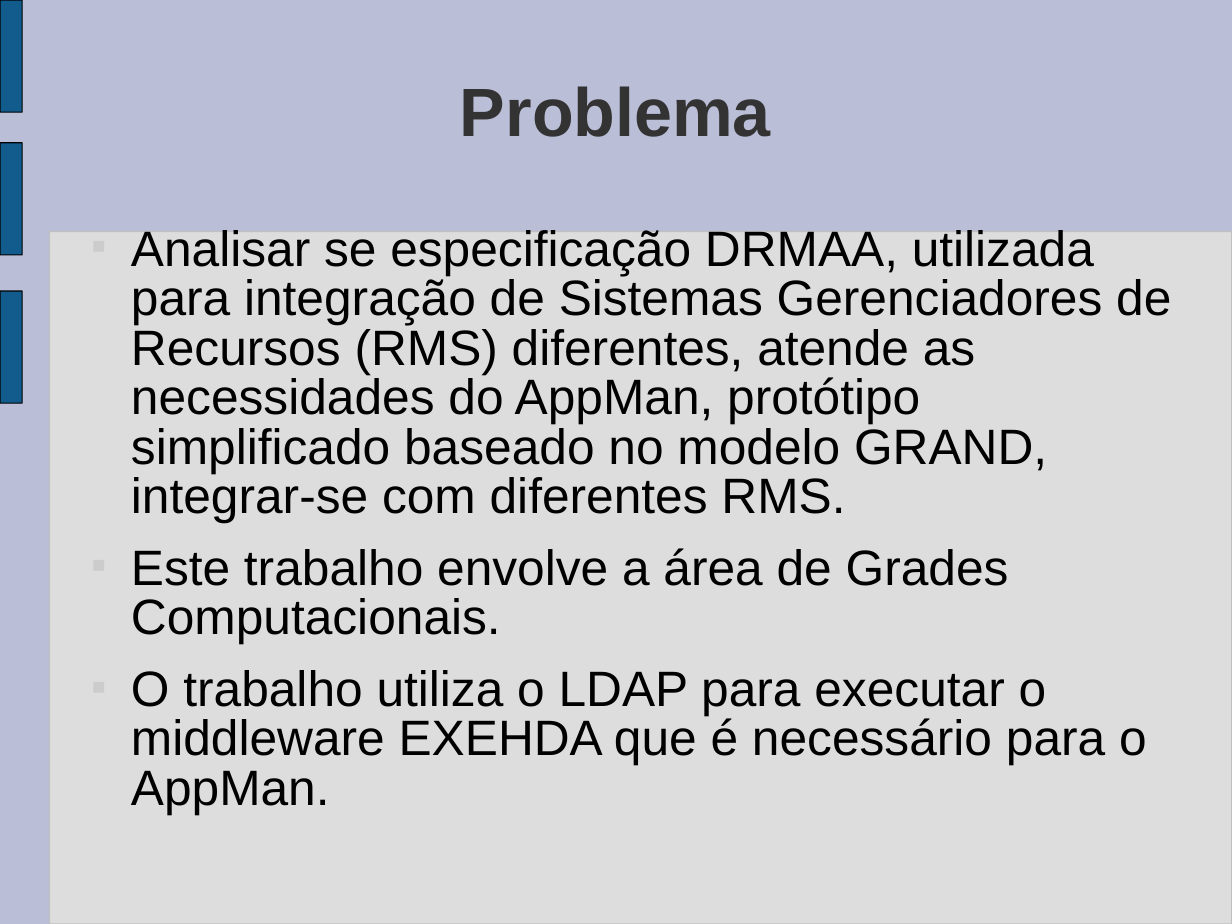
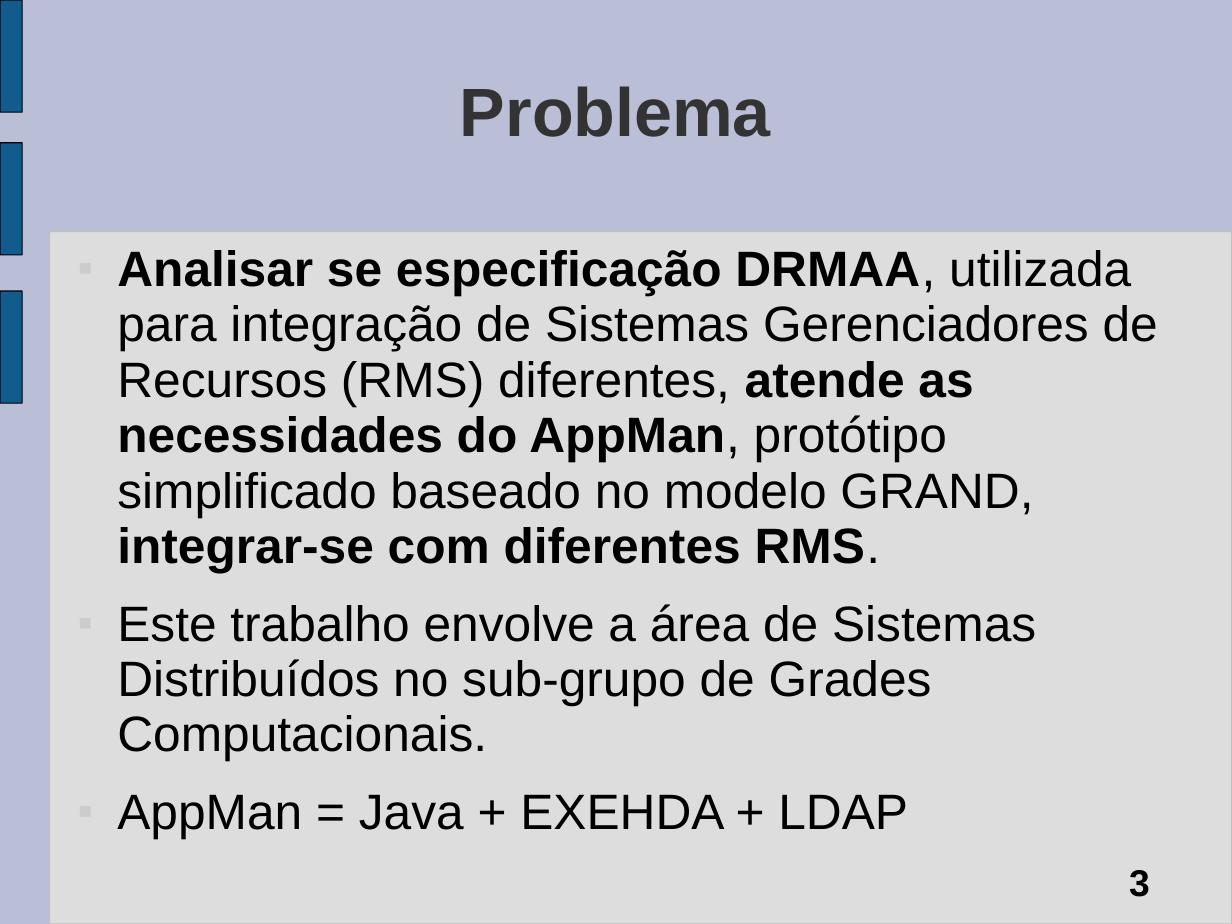
Before and after one commit to tonismar/tcc-tonismar, a slide deck: slide 3 of TCC/Monografia/SeminarioAndamento.ppt. Drawn at 1232x924 pixels with LibreOffice and Linux fonts; fonts in the diff are those of the drawing. Boxes give left, top, right and bottom in pixels: in the first picture for what was removed or moved away, otherwise in the second. Text is boxed around its words. In the diff, an @@ line names an element or a change of style, - is before the commit and + after.

```diff
--- a/TCC/Monografia/SeminarioAndamento.ppt
+++ b/TCC/Monografia/SeminarioAndamento.ppt
@@ text "Analisar se especificação DRMAA, utilizada ...": place and size @@
-text "Analisar se especificação DRMAA, utilizada ..." at (131, 230, 1171, 814)
+text "Analisar se especificação DRMAA, utilizada ..." at (117, 250, 1158, 839)
@@ text at (117, 250, 1158, 573): bold on in "Analisar se especificação DRMAA, atende as necessidades ..."; line spacing 0.83 to 0.93 @@
@@ text at (117, 604, 1036, 839): text changed @@
-■ Este trabalho envolve a área de Grades Computacionais.
-■ O trabalho utiliza o LDAP para executar o middleware EXEHDA que é necessário para o AppMan.
+■ Este trabalho envolve a área de Sistemas Distribuídos no sub-grupo de Grades Computacionais.
+■ AppMan = Java + EXEHDA + LDAP
@@ page number added at (1129, 870, 1150, 897), 24 pt, text #000000, bold @@
+3
```
Also in this commit, not shown: 11 other slides changed.
